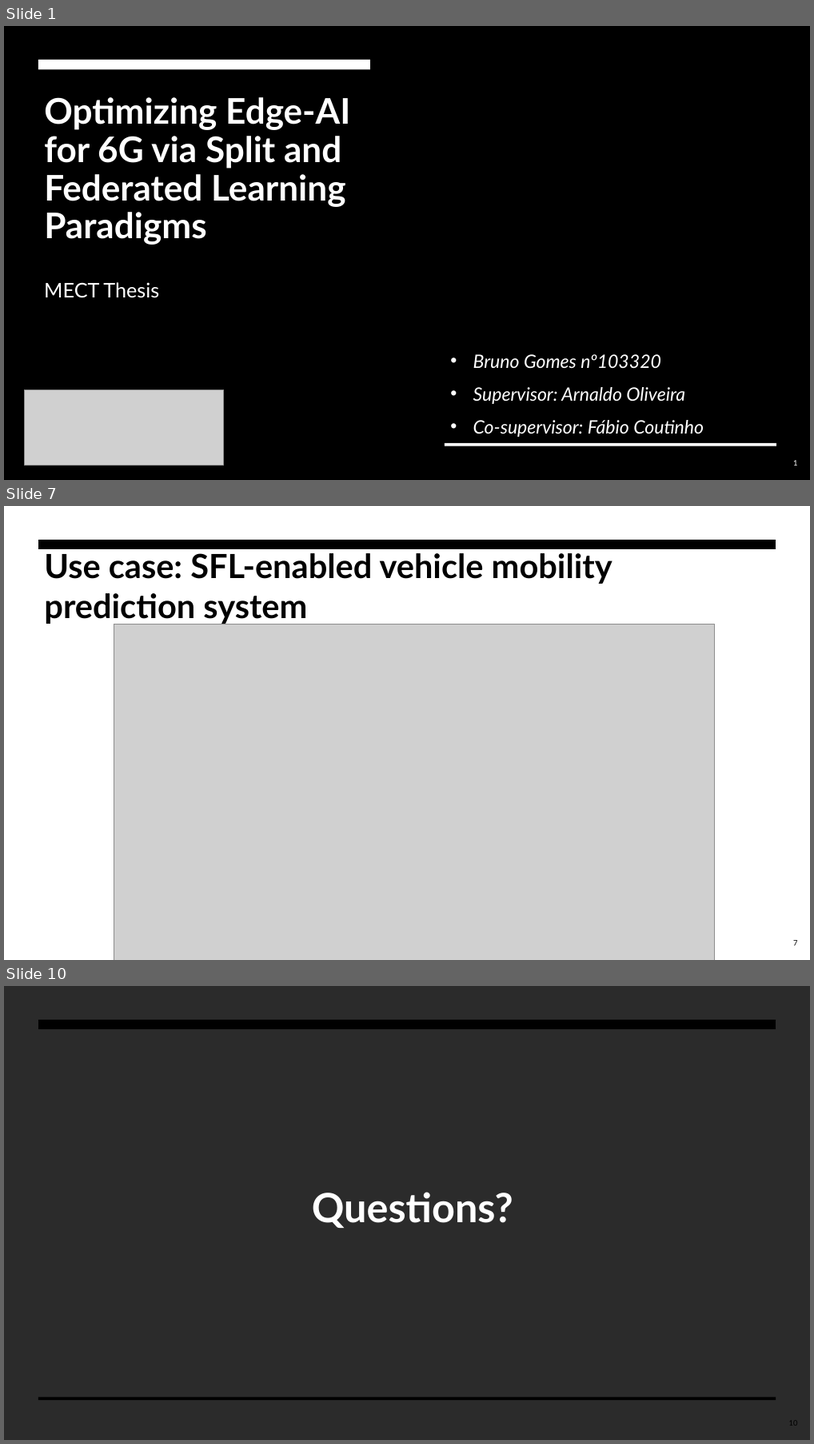
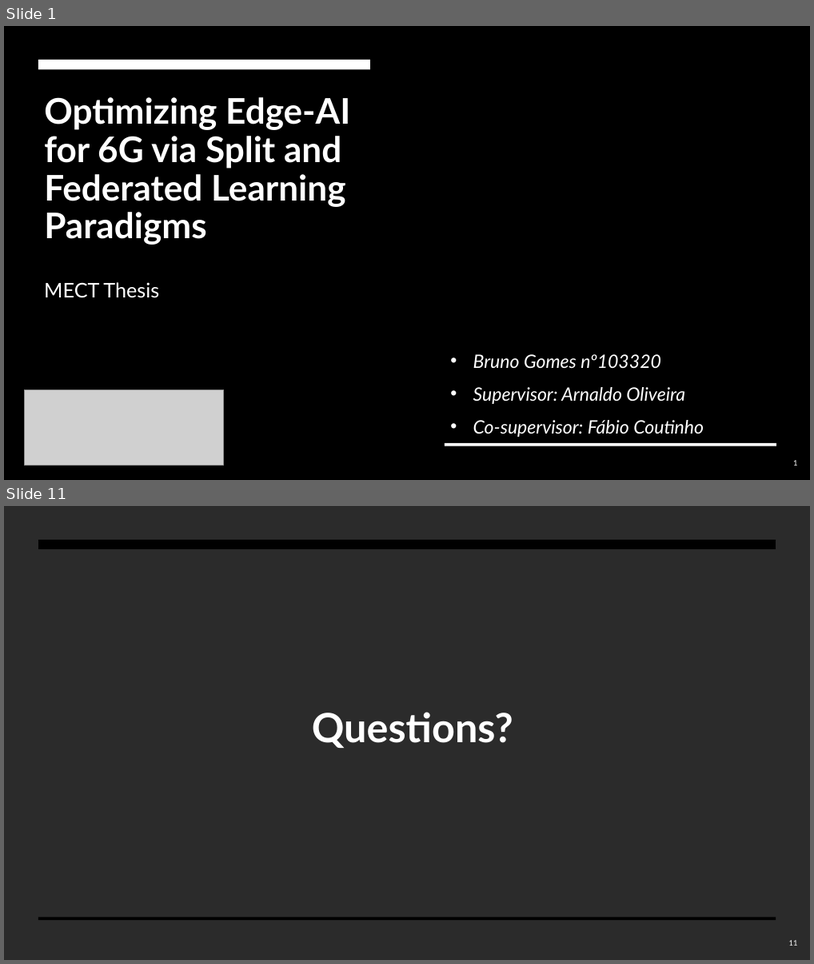
Before and after one commit to BrunoGomes22/MECT-Thesis, a slide deck: Presentations/apresentacao_tese_10min.pptx. Shown one above the other, each under a label of ours: slides 1, 7 and 10 before the commit, slides 1 and 11 after it; the slides between them are not shown. The pictures are 814x1444 and 814x964 pixels, drawn with LibreOffice and Linux fonts; fonts in the diff are those of the drawing; grey boxes stand for pictures; background and template pictures are left out; a plain dark background stands for a picture behind light text. Boxes give left, top, right and bottom in pixels: in the first picture for what was removed or moved away, otherwise in the second. Text is boxed around its words. In the diff, an @@ line names an element or a change of style, - is before the commit and + after.

```diff
--- a/Presentations/apresentacao_tese_10min.pptx
+++ b/Presentations/apresentacao_tese_10min.pptx
@@ slide 7 removed at [4,506,810,960], background #FFFFFF; not listed: 1 template element that a slide beside it also shows @@
@@ title removed at [44,553,613,625] @@
-Use case: SFL-enabled vehicle mobility prediction system
@@ picture removed at [114,624,715,960] @@
@@ page number removed at [794,940,798,945] @@
-7
@@ what was slide 10 is now slide 11 @@
@@ page number at [790,940,798,945]: text changed; text colour #000000 to #F7F7F7 @@
-10
+11
```
Also in this commit, not shown: 4 slides changed, 7 slides added, 3 other slides removed.
